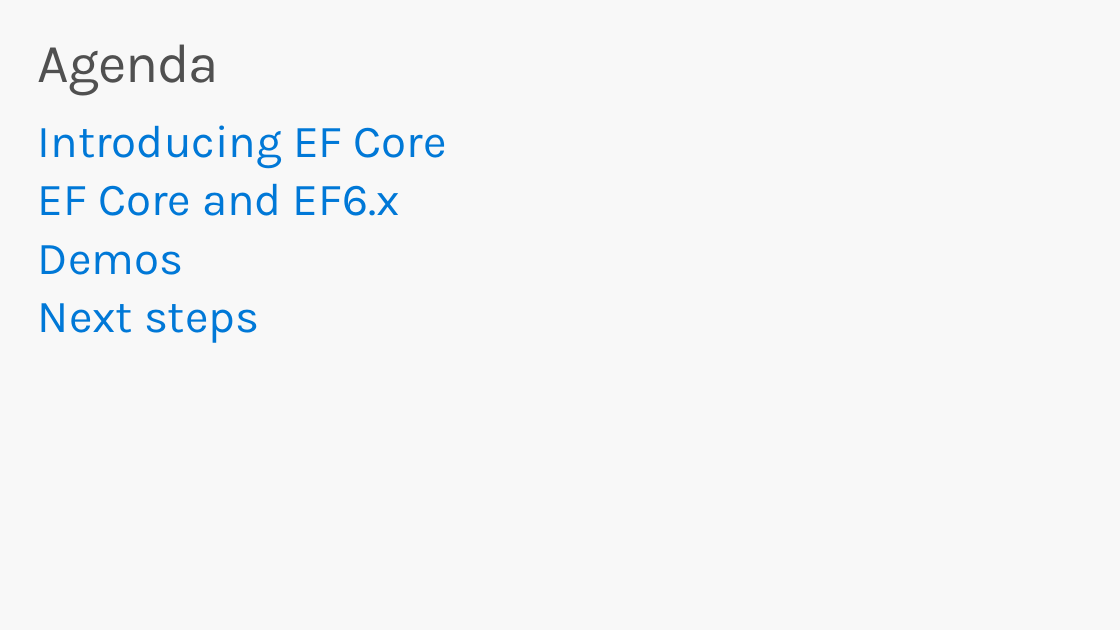
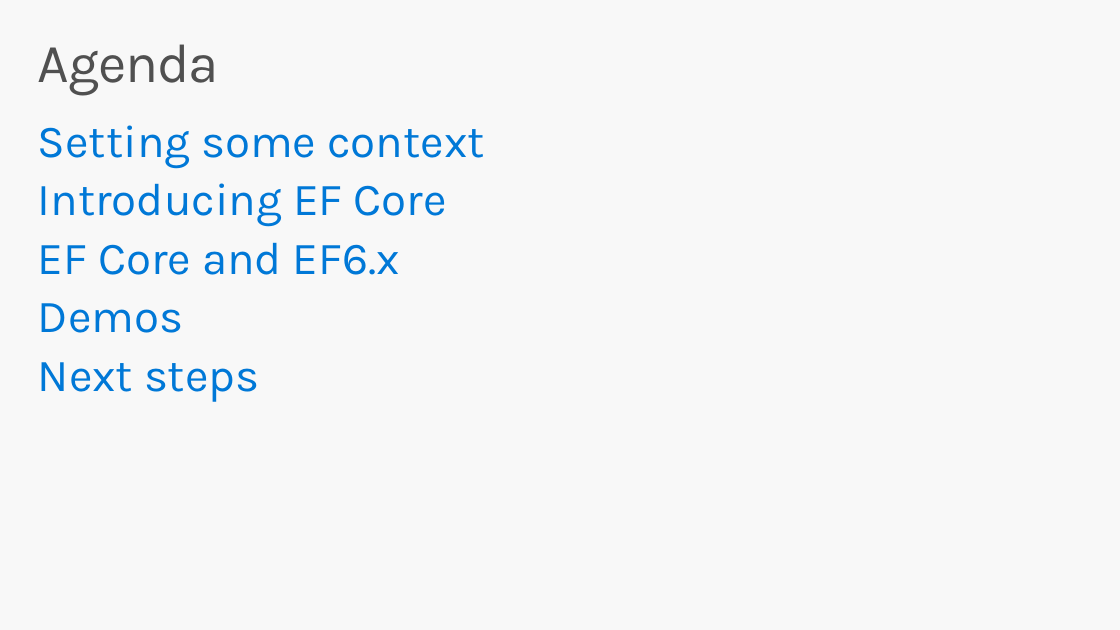
Before and after one commit to rowanmiller/Demo-EFCore, a slide deck: slide 2 of SlideDeck.pptx (slide 3 before the commit). Drawn at 1120x630 pixels with LibreOffice and Linux fonts; fonts in the diff are those of the drawing. Boxes give left, top, right and bottom in pixels: in the first picture for what was removed or moved away, otherwise in the second. Text is boxed around its words. In the diff, an @@ line names an element or a change of style, - is before the commit and + after.

```diff
--- a/SlideDeck.pptx
+++ b/SlideDeck.pptx
@@ text at [38, 125, 484, 168]: paragraph added @@
+Setting some context
```
Also in this commit, not shown: 9 other slides changed, 6 slides added, 1 slide removed, 1 other file.
